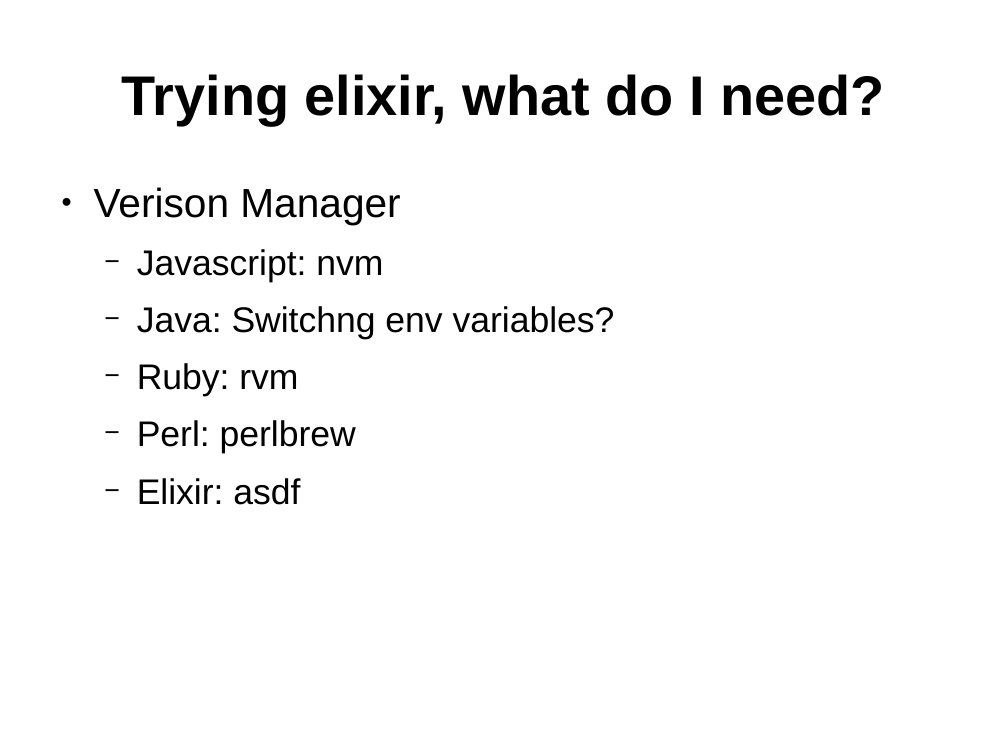
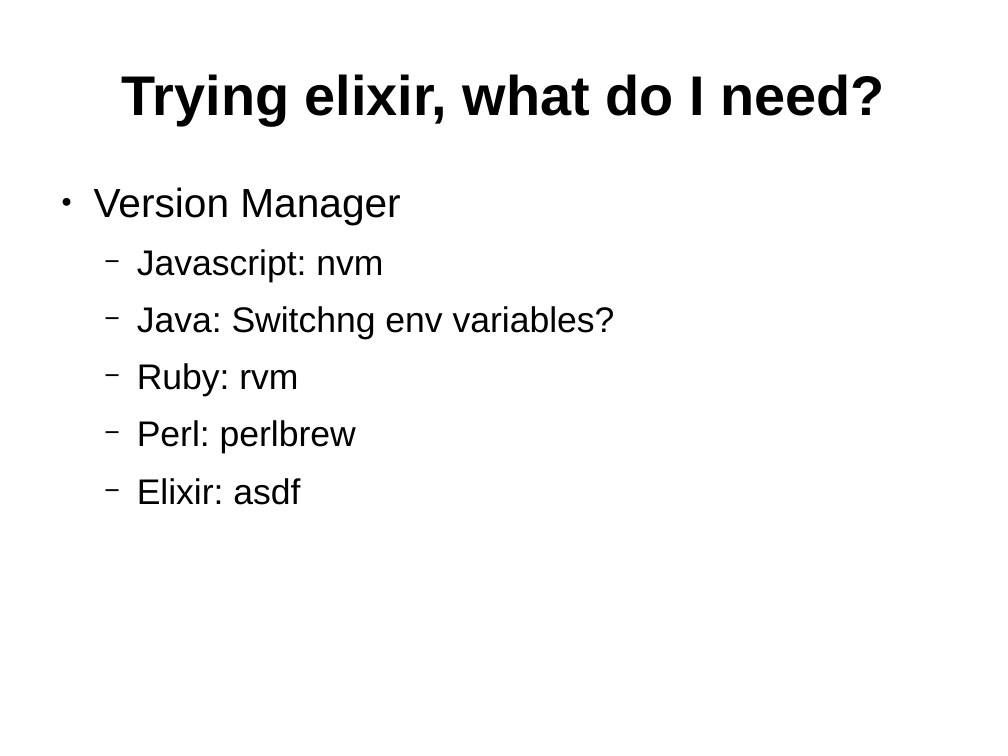
Before and after one commit to ramortegui/talks, a slide deck: slide 11 of porting-perl-package-to-elixir.odp. Drawn at 1008x756 pixels with LibreOffice and Linux fonts; fonts in the diff are those of the drawing. Boxes give left, top, right and bottom in pixels: in the first picture for what was removed or moved away, otherwise in the second. Text is boxed around its words. In the diff, an @@ line names an element or a change of style, - is before the commit and + after.

Commit message:
Fix typo.

```diff
--- a/porting-perl-package-to-elixir.odp
+++ b/porting-perl-package-to-elixir.odp
@@ text at box(94, 187, 400, 225): text changed @@
-● Verison Manager
+● Version Manager
```
